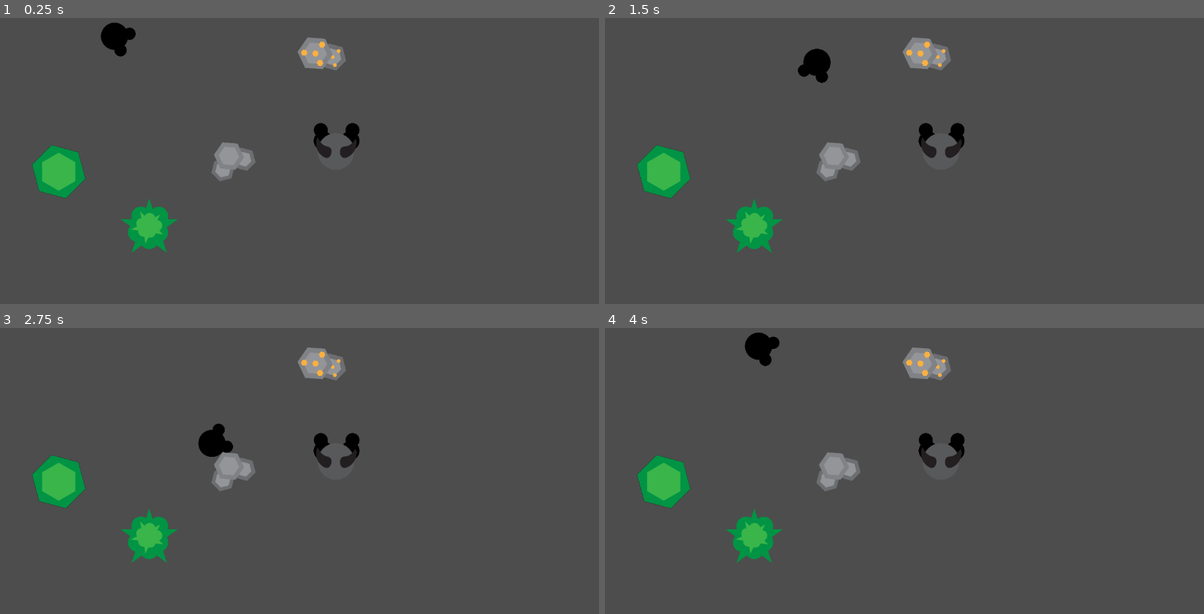
Above: before the commit, frames 1-4 (two rows, left to right).
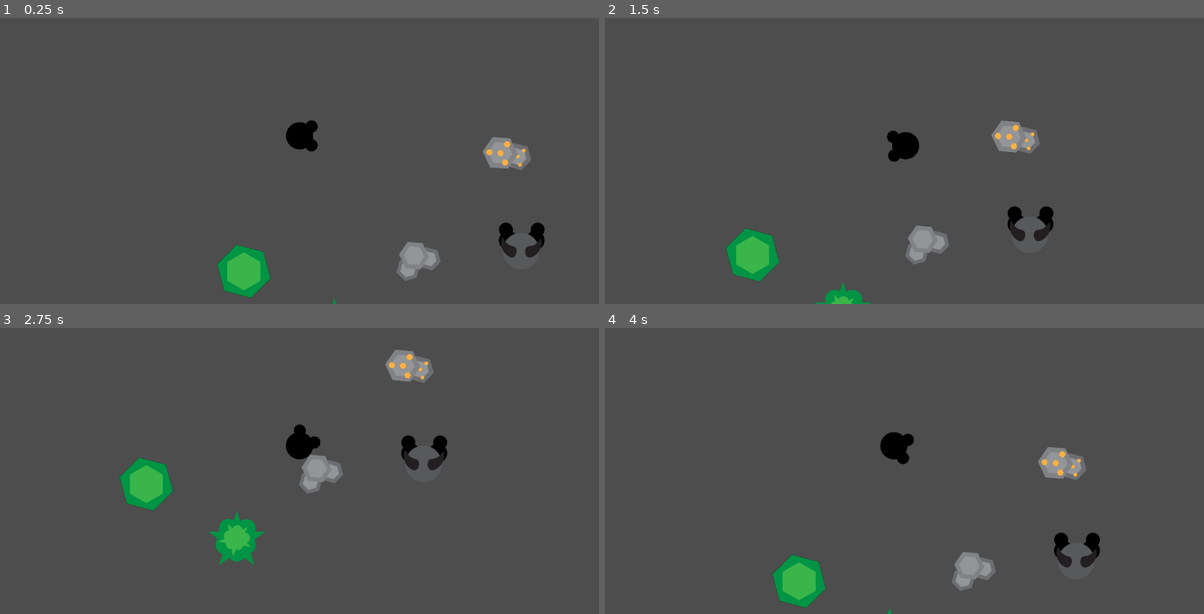
Above: after the commit, the same moments.

Repository: PcKiLl3r/HellRaid
Game: Godot game, scene res://scenes/game_level.tscn
The game is run twice, just before and just after one commit, with the same random seed, the same clock (stepped at 60 frames per second) and the same inputs.
Inputs (mouse positions are in pixels of both pictures, inside the frame that each line leads up to):
- Up to frame 1 (0.25 s): no input
- Up to frame 2 (1.5 s): tap Enter at 0.5 s; move the mouse to (1036, 118) at 0.52 s; hold D (right) 0.53-1.28 s; move the mouse to (784, 152) at 1.27 s; hold S (down) from 1.28 s (still down)
- Up to frame 3 (2.75 s): move the mouse to (359, 370) at 2.02 s; release S (down) at 2.03 s; hold D (right) from 2.03 s (still down)
- Up to frame 4 (4 s): tap Space at 2.75 s; move the mouse to (874, 513) at 2.77 s; release D (right) at 2.78 s; hold W (up) 2.78-3.53 s; move the mouse to (1084, 496) at 3.52 s; hold A (left) from 3.53 s (still down)

The runs differ from the first frame. In frame 1, 7.6% of the frame differs, in the area x 5-91%, y 1-100%; in frame 2, 7.5%; in frame 3, 8.4%, in the area x 5-75%, y 6-83%; in frame 4, 7.7%.

Commit message:
Added camera following the player

Diff:
--- a/scenes/game_level.tscn
+++ b/scenes/game_level.tscn
@@ -14,6 +14,9 @@
 rotation = -6.28319
 move_speed = 250.0
 
+[node name="RemoteTransform2D" type="RemoteTransform2D" parent="Player"]
+remote_path = NodePath("../../Camera2D")
+
 [node name="IronStaticBody2D" parent="." instance=ExtResource("2_cysen")]
 position = Vector2(619, 166)
 
@@ -28,3 +31,9 @@
 
 [node name="EnemyStoneCharacterBody2D" parent="." instance=ExtResource("6_tpmsb")]
 position = Vector2(646, 354)
+
+[node name="Camera2D" type="Camera2D" parent="."]
+position = Vector2(220, 132)
+scale = Vector2(0.5, 0.5)
+position_smoothing_enabled = true
+position_smoothing_speed = 10.0
